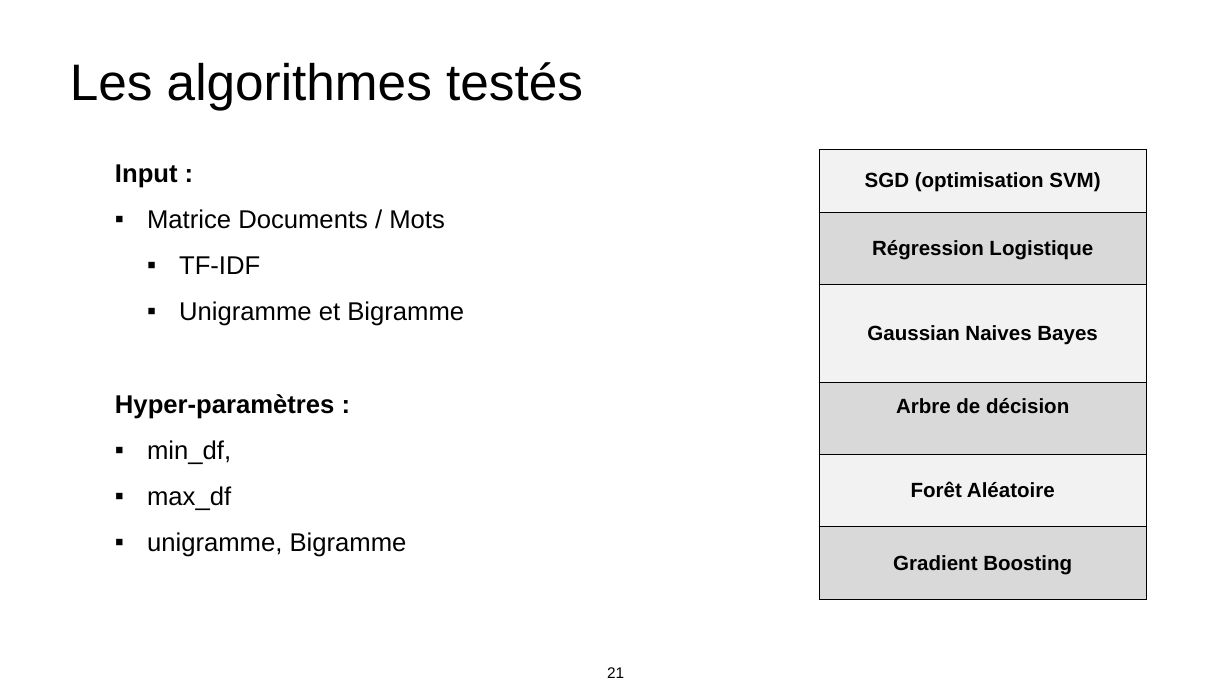
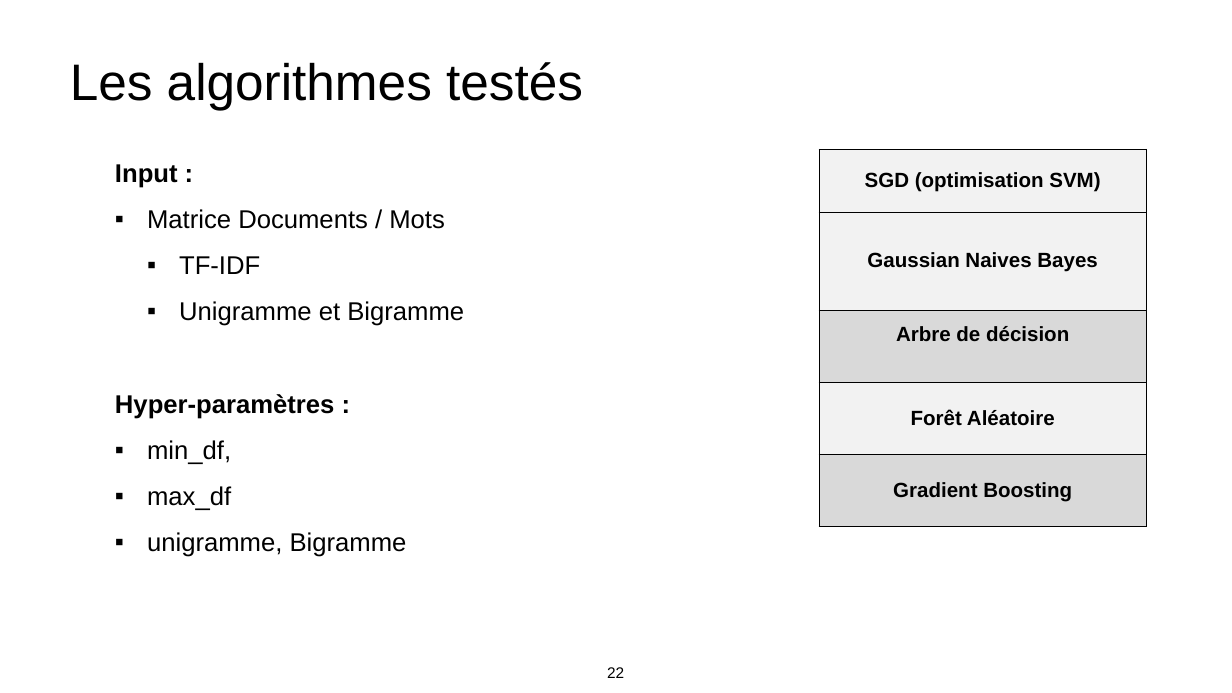
Before and after one commit to makboulhoussen/projet6, a slide deck: slide 22 of rapport/DS-Projet6-AzimM.pptx (slide 21 before the commit). Drawn at 1232x693 pixels with LibreOffice and Linux fonts; fonts in the diff are those of the drawing. Boxes give left, top, right and bottom in pixels: in the first picture for what was removed or moved away, otherwise in the second. Text is boxed around its words. In the diff, an @@ line names an element or a change of style, - is before the commit and + after.

```diff
--- a/rapport/DS-Projet6-AzimM.pptx
+++ b/rapport/DS-Projet6-AzimM.pptx
@@ table at (819, 149, 1147, 527) @@
-row 2: Régression Logistique
@@ page number at (607, 667, 624, 678): text changed @@
-21
+22
```
Also in this commit, not shown: 5 other slides changed, 1 slide added, 1 other file.
